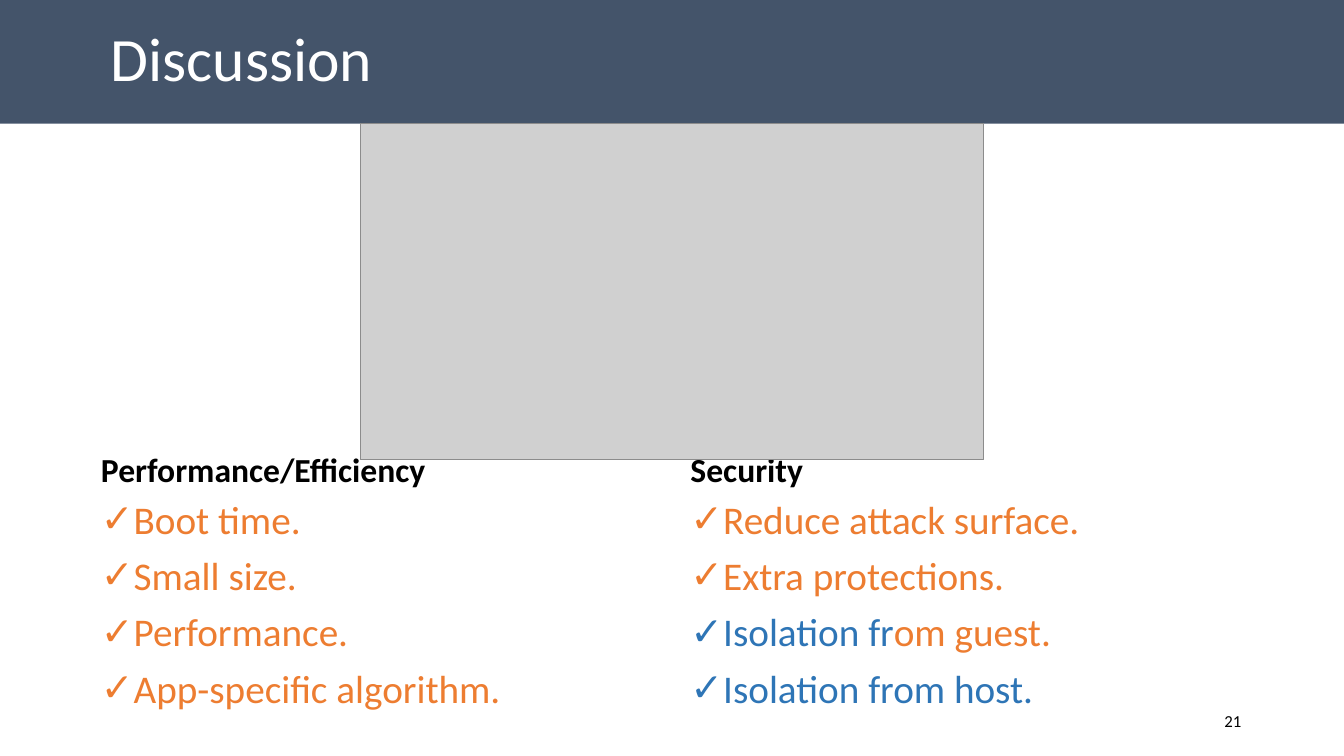
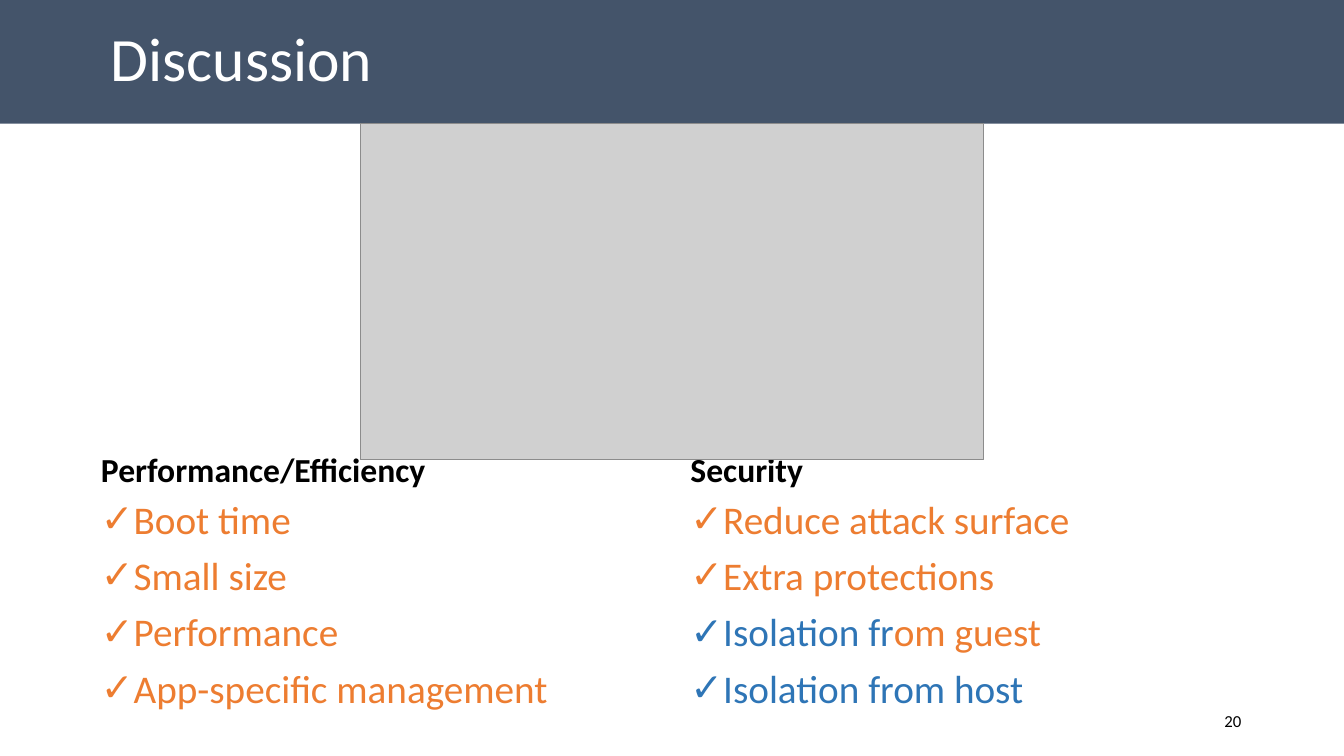
Before and after one commit to aghosn/CandidacyPresentation, a slide deck: slide 20 of CE_presentation.pptx (slide 21 before the commit). Drawn at 1344x756 pixels with LibreOffice and Linux fonts; fonts in the diff are those of the drawing; grey boxes stand for pictures. Boxes give left, top, right and bottom in pixels: in the first picture for what was removed or moved away, otherwise in the second. Text is boxed around its words. In the diff, an @@ line names an element or a change of style, - is before the commit and + after.

```diff
--- a/CE_presentation.pptx
+++ b/CE_presentation.pptx
@@ text at (134,507,547,710): text changed @@
-✓ Boot time.
-✓ Small size.
-✓ Performance.
-✓ App-specific algorithm.
+✓ Boot time
+✓ Small size
+✓ Performance
+✓ App-specific management
@@ text at (723,506,1069,704): text changed @@
-✓ Reduce attack surface.
-✓ Extra protections.
-✓ Isolation from guest.
-✓ Isolation from host.
+✓ Reduce attack surface
+✓ Extra protections
+✓ Isolation from guest
+✓ Isolation from host
@@ page number at (1224,716,1241,727): text changed @@
-21
+20
```
Also in this commit, not shown: 5 other slides changed, 2 other files.
